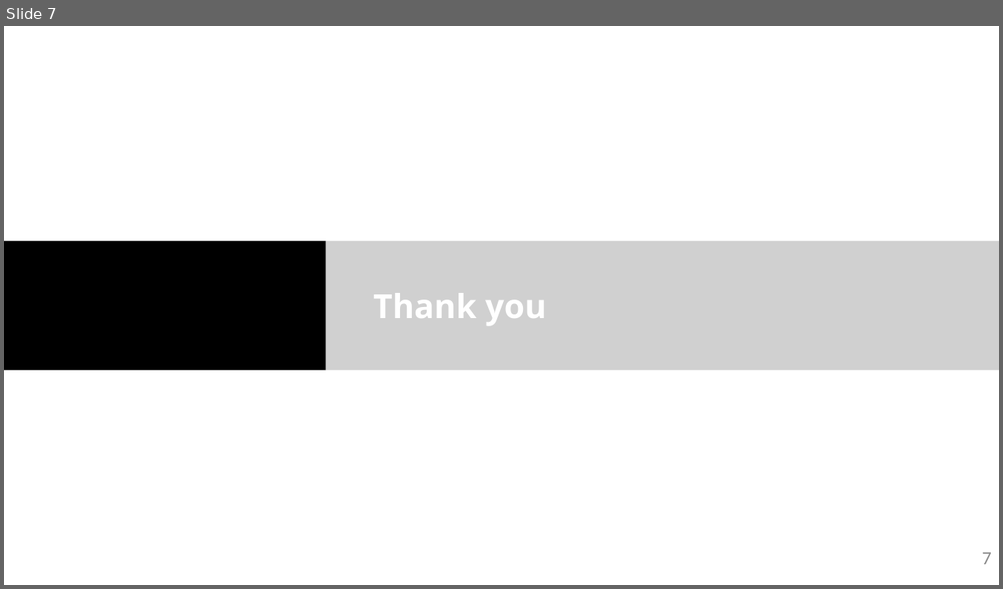
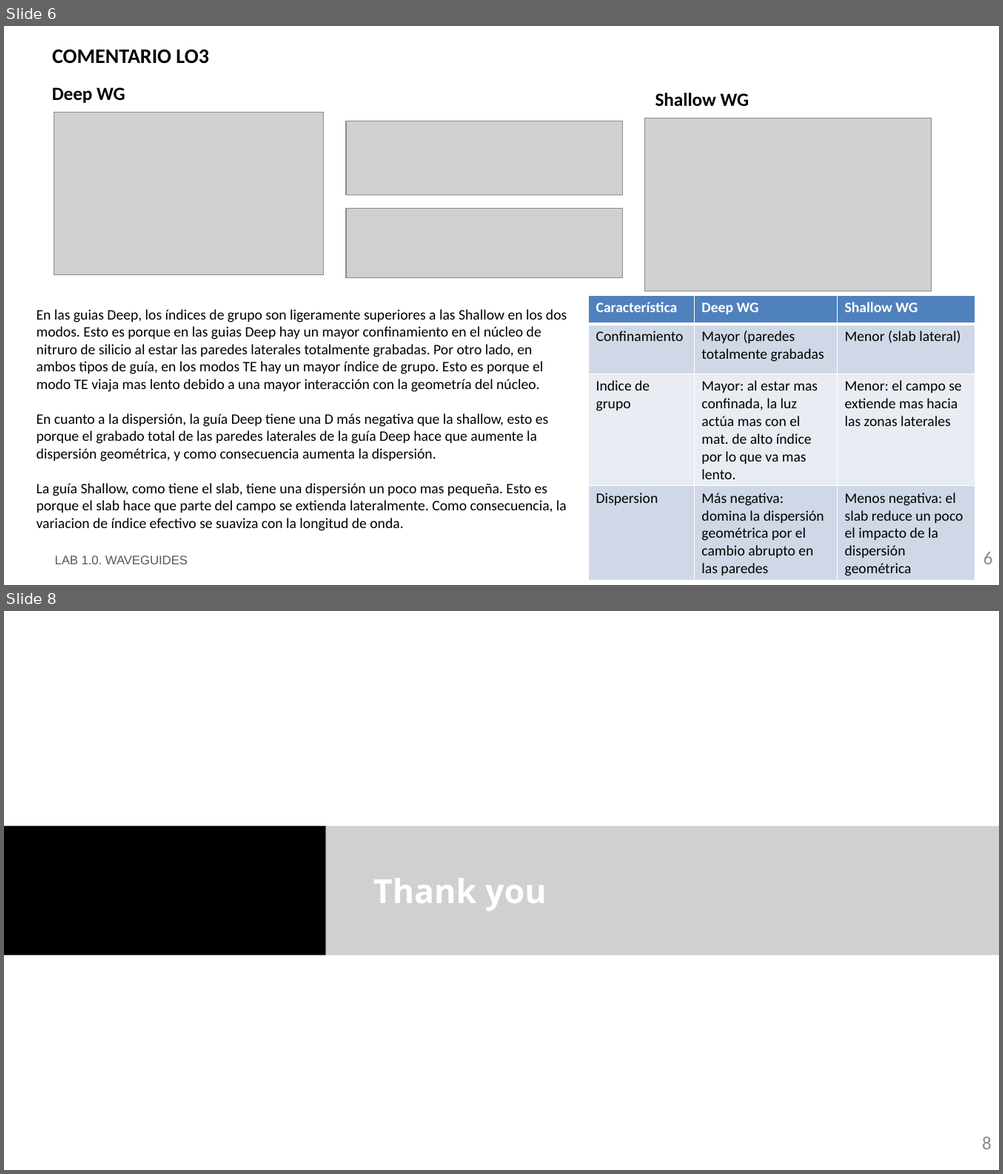
Before and after one commit to MariaJulve/pic-upv-lab1, a slide deck: LabBook_10.pptx. Shown one above the other, each under a label of ours: slide 7 before the commit, slides 6 and 8 after it; the slides between them are not shown. The pictures are 1003x589 and 1003x1174 pixels, drawn with LibreOffice and Linux fonts; fonts in the diff are those of the drawing; grey boxes stand for pictures; background and template pictures are left out. Boxes give left, top, right and bottom in pixels: in the first picture for what was removed or moved away, otherwise in the second. Text is boxed around its words. In the diff, an @@ line names an element or a change of style, - is before the commit and + after.

```diff
--- a/LabBook_10.pptx
+++ b/LabBook_10.pptx
@@ slide 6 added at box(4, 26, 999, 585), background #FFFFFF @@
@@ title added at box(52, 49, 209, 64), 20 pt, text #000000, bold @@
+COMENTARIO LO3
@@ text added at box(52, 87, 125, 103), 18 pt, text #000000, bold @@
+Deep WG
@@ picture added at box(54, 112, 324, 275) @@
@@ text added at box(655, 93, 749, 107), 18 pt, text #000000, bold @@
+Shallow WG
@@ picture added at box(346, 121, 623, 195) @@
@@ picture added at box(645, 118, 930, 292) @@
@@ picture added at box(346, 208, 623, 278) @@
@@ text added at box(37, 309, 566, 531), 14 pt, text #000000 @@
+En las guias Deep, los índices de grupo son ligeramente superiores a las Shallow en los dos modos. Esto es porque en las guias Deep hay un mayor confinamiento en el núcleo de nitruro de silicio al estar las paredes laterales totalmente grabadas. Por otro lado, en ambos tipos de guía, en los modos TE hay un mayor índice de grupo. Esto es porque el modo TE viaja mas lento debido a una mayor interacción con la geometría del núcleo.
+En cuanto a la dispersión, la guía Deep tiene una D más negativa que la shallow, esto es porque el grabado total de las paredes laterales de la guía Deep hace que aumente la dispersión geométrica, y como consecuencia aumenta la dispersión.
+La guía Shallow, como tiene el slab, tiene una dispersión un poco mas pequeña. Esto es porque el slab hace que parte del campo se extienda lateralmente. Como consecuencia, la variacion de índice efectivo se suaviza con la longitud de onda.
@@ table added at box(588, 295, 976, 580), 4 rows, 3 columns @@
+Característica | Deep WG | Shallow WG
+Confinamiento | Mayor (paredes totalmente grabadas | Menor (slab lateral)
+Indice de grupo | Mayor: al estar mas confinada, la luz actúa mas con el mat. de alto índice por lo que va mas lento. | Menor: el campo se extiende mas hacia las zonas laterales
+Dispersion | Más negativa: domina la dispersión geométrica por el cambio abrupto en las paredes | Menos negativa: el slab reduce un poco el impacto de la dispersión geométrica
@@ text added at box(55, 556, 188, 565), 12 pt, text #585858 @@
+LAB 1.0. WAVEGUIDES
@@ page number added at box(983, 552, 993, 565), 18 pt, text #8C8C8C @@
+6
@@ what was slide 7 is now slide 8 @@
@@ page number at box(982, 1137, 991, 1150): text changed @@
-7
+8
```
Also in this commit, not shown: 3 slides changed.
